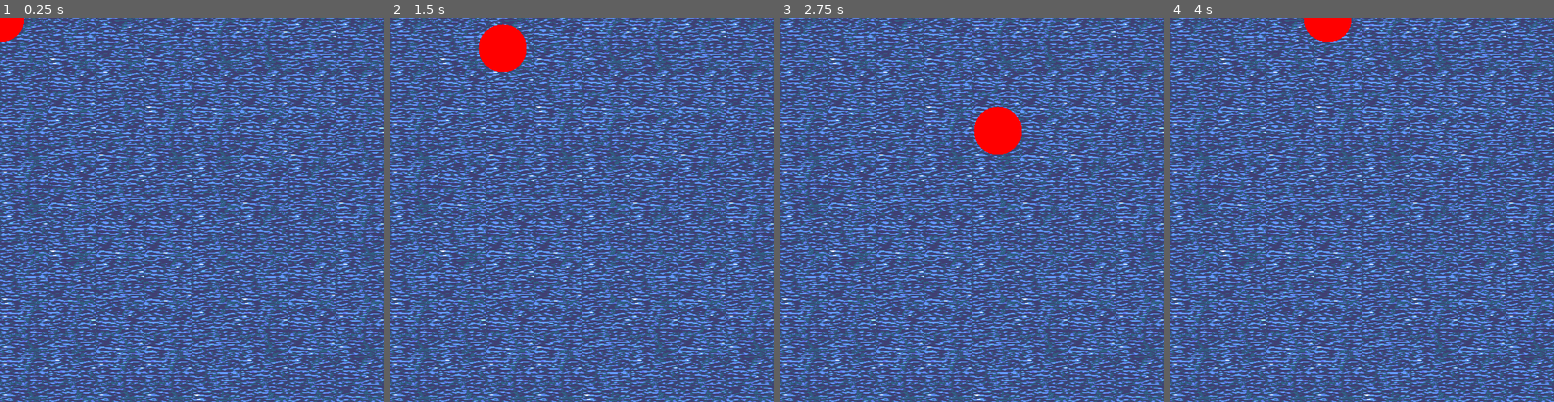
Above: before the commit, frames 1-4 (left to right).
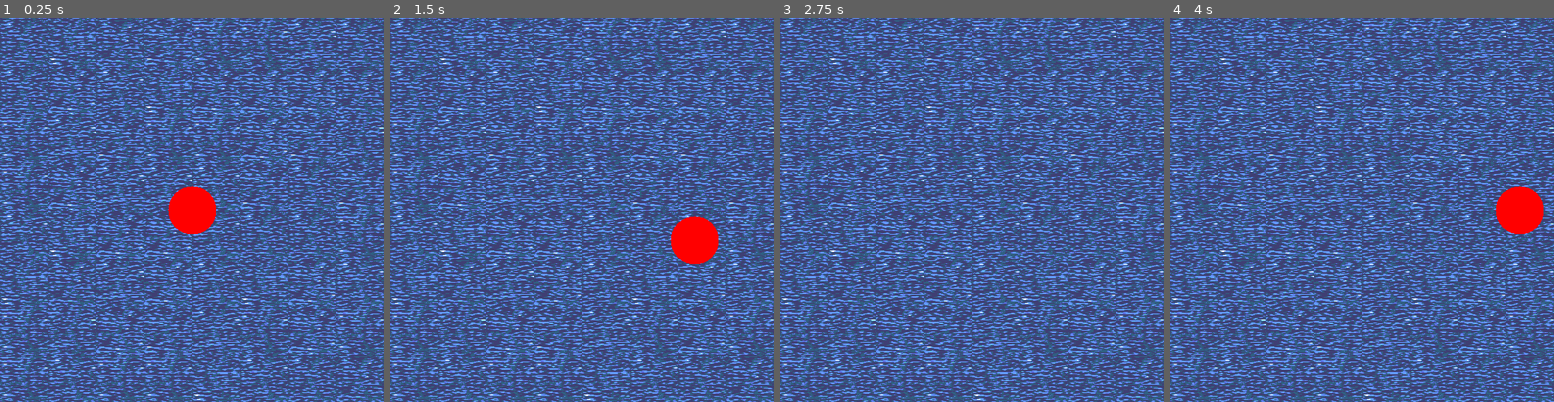
Above: after the commit, the same moments.

Repository: meisei4/samuel-becket
Game: Godot game, scene res://scenes/main.tscn
Two runs of this game, one before a commit and one after it. Both use one fixed random seed, a clock stepped at 60 frames per second and the inputs below.
Inputs:
- Up to frame 1 (0.25 s): no input
- Up to frame 2 (1.5 s): tap Enter at 0.5 s; hold D (move_right) 0.53-1.28 s; hold S (move_down) from 1.28 s (still down)
- Up to frame 3 (2.75 s): release S (move_down) at 2.03 s; hold D (move_right) from 2.03 s (still down)
- Up to frame 4 (4 s): release D (move_right) at 2.78 s; hold W (move_up) 2.78-3.53 s; hold A (move_left) from 3.53 s (still down)

The runs differ from the first frame. In frame 1, 1.5% of the frame differs, in the area x 0-57%, y 0-57%; in frame 2, 2.4%, in the area x 23-86%, y 1-65%; in frame 3, 1.2%; in frame 4, 1.8%.

Commit message:
split up the main scene to use

Diff:
--- a/scenes/main.tscn
+++ b/scenes/main.tscn
@@ -1,43 +1,14 @@
-[gd_scene load_steps=8 format=3 uid="uid://47lg51ak1yn4"]
-
+[gd_scene]
 [ext_resource type="Script" path="res://scripts/main.gd" id="1"]
-[ext_resource type="Script" path="res://scripts/player.gd" id="2"]
-[ext_resource type="Script" path="res://scripts/build_tilemap.gd" id="3"]
-[ext_resource type="Texture2D" path="res://assets/circle.png" id="4"]
-[ext_resource type="Texture2D" path="res://assets/water.png" id="5"]
-
-[sub_resource type="TileSetAtlasSource" id="1"]
-texture = ExtResource("5")
-texture_region_size = Vector2i(64, 64)
-0:0/0 = 0
-1:0/0 = 0
-2:0/0 = 0
-3:0/0 = 0
-4:0/0 = 0
-5:0/0 = 0
-6:0/0 = 0
-7:0/0 = 0
-0:1/0 = 0
-1:1/0 = 0
-2:1/0 = 0
-3:1/0 = 0
-4:1/0 = 0
-5:1/0 = 0
-6:1/0 = 0
-
-[sub_resource type="TileSet" id="2"]
-tile_size = Vector2i(64, 64)
-sources/0 = SubResource("1")
+[ext_resource type="Script" path="res://scripts/build_tilemap.gd" id="2"]
+[ext_resource type="TileSet" path="res://tilesets/tileset.tres" id="3"]
+[ext_resource type="PackedScene" path="res://scenes/player.tscn" id="4"]
 
 [node name="Main" type="Node2D"]
 script = ExtResource("1")
 
 [node name="BackgroundTileMap" type="TileMapLayer" parent="."]
-tile_set = SubResource("2")
-script = ExtResource("3")
+script = ExtResource("2")
+tile_set = ExtResource("3")
 
-[node name="Player" type="CharacterBody2D" parent="."]
-script = ExtResource("2")
-
-[node name="Sprite" type="Sprite2D" parent="Player"]
-texture = ExtResource("4")
+[node name="Player" parent="." instance=ExtResource("4")]
--- /dev/null
+++ b/scenes/player.tscn
@@ -0,0 +1,10 @@
+[gd_scene]
+[ext_resource type="Script" path="res://scripts/player.gd" id="1"]
+[ext_resource type="Texture2D" path="res://assets/circle.png" id="2"]
+
+[node name="Player" type="CharacterBody2D"]
+script = ExtResource("1")
+position = Vector2(256, 256)
+
+[node name="Sprite" type="Sprite2D" parent="."]
+texture = ExtResource("2")
--- a/scripts/generate_assets.gd
+++ b/scripts/generate_assets.gd
@@ -1,6 +1,6 @@
 extends SceneTree
+# This is just a basic script to show how to use GDScript external to the game world
 
-# Paths for assets within the existing 'assets' directory
 const ASSETS_DIR = "res://assets/"
 const WHITE_TILE_PATH = ASSETS_DIR + "white_tile.png"
 const BLACK_TILE_PATH = ASSETS_DIR + "black_tile.png"
--- a/scripts/player.gd
+++ b/scripts/player.gd
@@ -7,5 +7,5 @@
 	# TODO: delta here is often too low as the time for frame draw
 	# just writing self to make it clear im in OOP
 	self.velocity = input_dir * SPEED # * delta
-	print("fps: ", 1 / delta)
+	# print("fps: ", 1 / delta)
 	move_and_slide()
